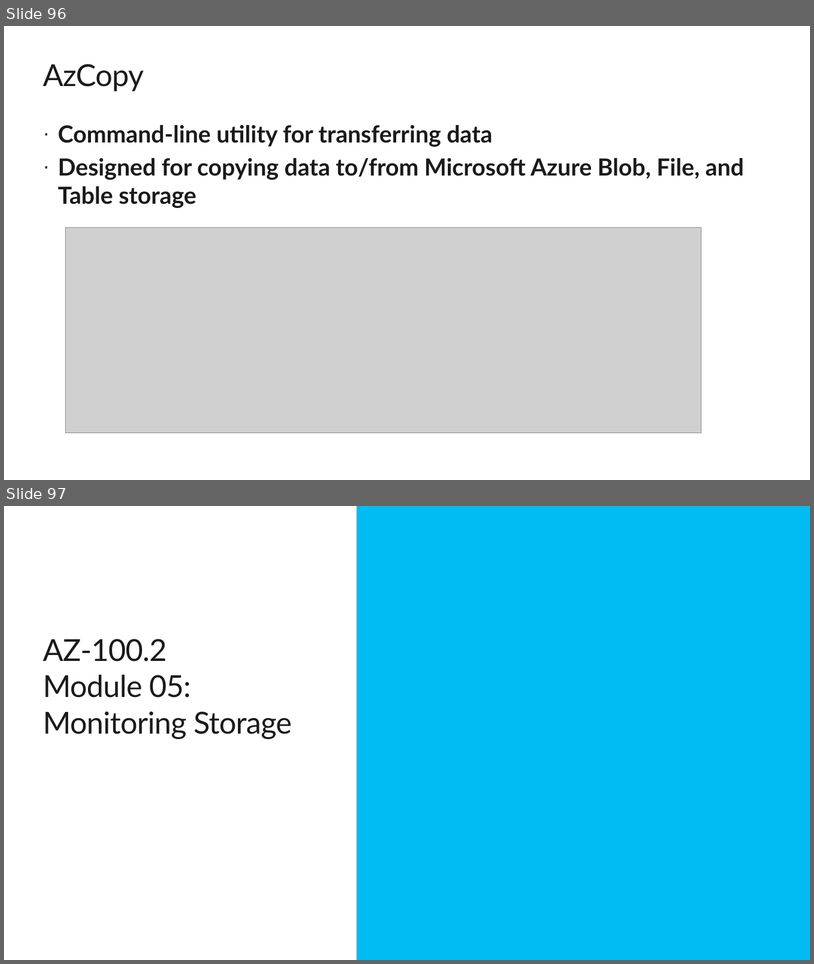
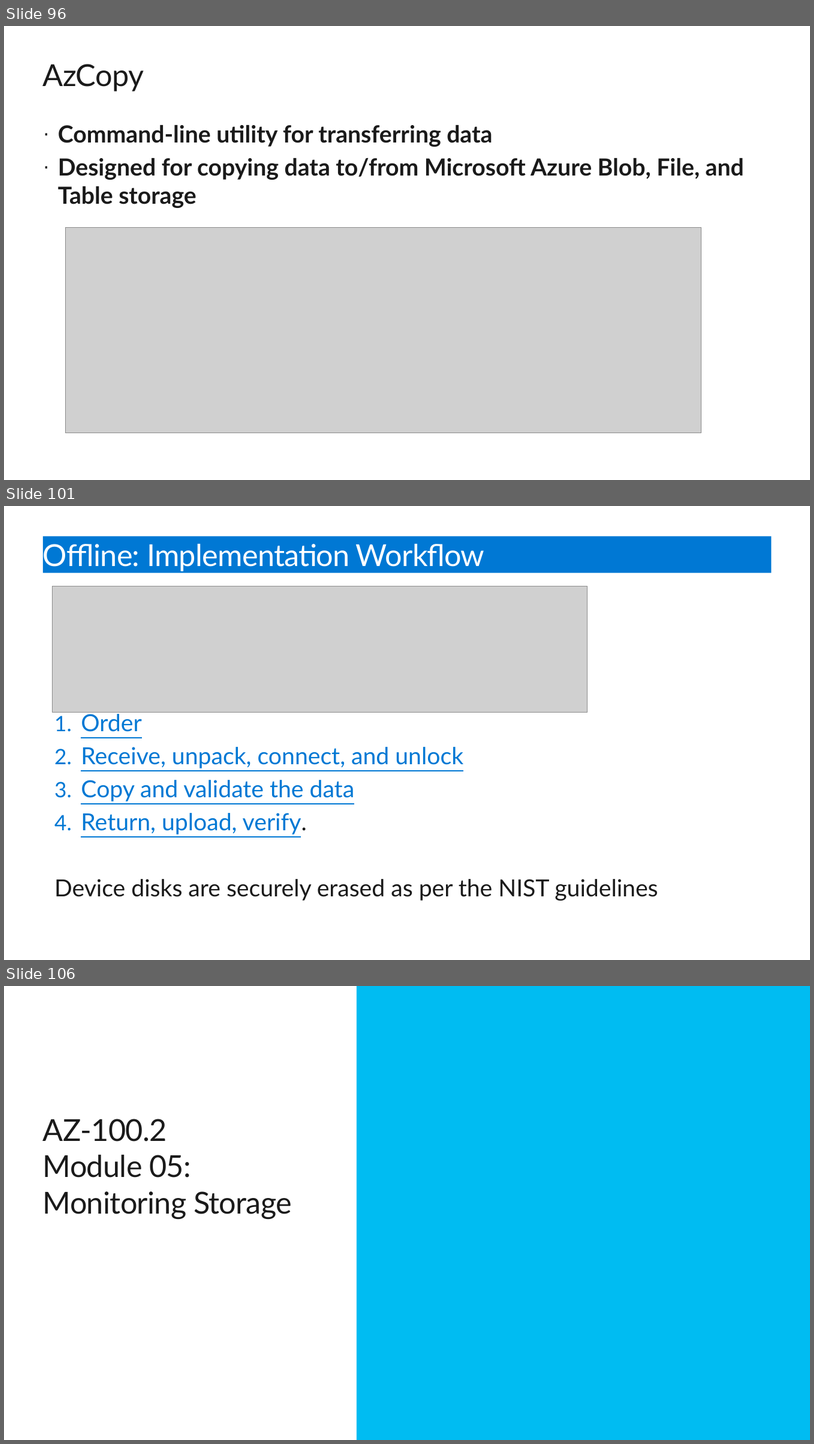
Before and after one commit to simplescripter/AZ-100-Labs, a slide deck: AZ-100Day2.pptx. Shown one above the other, each under a label of ours: slides 96 and 97 before the commit, slides 96, 101 and 106 after it; the slides between them are not shown. The pictures are 814x964 and 814x1444 pixels, drawn with LibreOffice and Linux fonts; fonts in the diff are those of the drawing; grey boxes stand for pictures; background and template pictures are left out. Boxes give left, top, right and bottom in pixels: in the first picture for what was removed or moved away, otherwise in the second. Text is boxed around its words. In the diff, an @@ line names an element or a change of style, - is before the commit and + after.

Commit message:
Added DataBox slides

```diff
--- a/AZ-100Day2.pptx
+++ b/AZ-100Day2.pptx
@@ slide 101 added at (4, 506, 810, 960), background #FFFFFF @@
@@ title added at (43, 536, 771, 573), fill #0078D4, 36 pt, text #FFFFFF @@
+Offline: Implementation Workflow
@@ picture added at (53, 586, 588, 712) @@
@@ text added at (54, 711, 658, 900), 28 pt, text #0078D4, underline @@
+1. Order
+2. Receive, unpack, connect, and unlock
+3. Copy and validate the data
+4. Return, upload, verify.
+Device disks are securely erased as per the NIST guidelines
@@ what was slide 97 is now slide 106 @@
```
Also in this commit, not shown: 8 other slides added.
